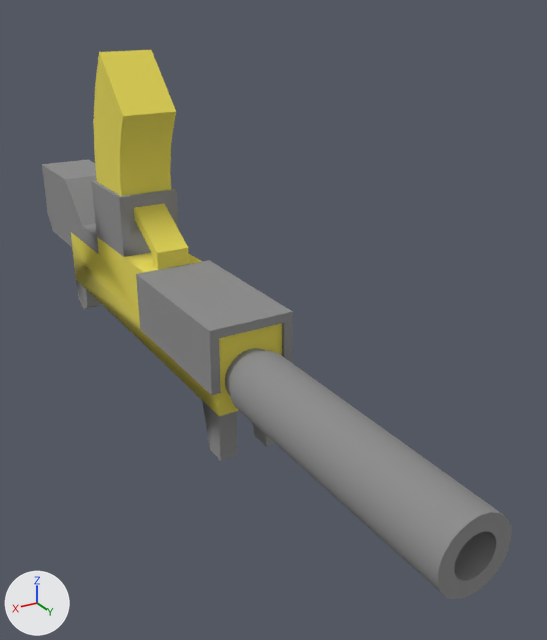
Before and after pictures for a commit that changed the FBX model Content/Models/Gear/GEAR_MACHINE_GUN.fbx.
Before and after are seen from a 50 mm lens placed at (12.5, 33.5, 16.3), pointed at (-2.1, 9.2, 4.1). Every picture has the same lights, and +X, +Y and +Z are marked at lower left. Where no turn or scale is listed for an object, it has been applied to the vertices. Vertices at the same position are counted once.

Names of what the first picture shows: 'uziGoldLongSilencer'.
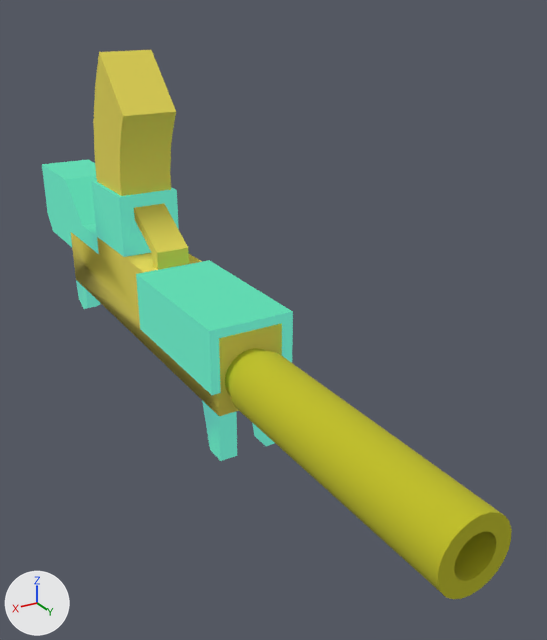
Changed parts and their boxes (x1, y1, x2, y2) in the pictures (547 x 640 px):
part 1 of me_uzigoldlongsilencer, recoloured (grey to yellow)
    both: (225, 348, 266, 395)
part 2 of me_uzigoldlongsilencer, recoloured (grey to yellow)
    both: (230, 351, 503, 592)
part 3 of me_uzigoldlongsilencer, recoloured (grey to yellow)
    both: (438, 512, 512, 599)
part 4 of me_uzigoldlongsilencer, recoloured (grey to green)
    both: (42, 160, 293, 461)

The change in detail:
Material 'Gray8.002' (mat_gray8_002) is new.
Its base color is (0.0, 0.267, 0.0337) (green #008d33).
Its roughness is 1.0.
Its emission color is (0.1, 0.439, 0.39) (cyan #59b1a8).
Its emission strength is 1.0.
Material 'Gray4.001' (mat_gray4_001) is new.
Its base color is (0.529, 0.519, 0.014) (yellow #c0bf1f).
Its roughness is 1.0.
me_uzigoldlongsilencer has 382 vertices, 522 faces and spans x -1.7..1.7, y -18.4..14.9, z -8.4..5.8.
me_uzigoldlongsilencer is used by ob_uzigoldlongsilencer; location (0.23, 8.1, 8.3).
me_uzigoldlongsilencer part 1: 72 of the faces centred in x -1.1..1.1, y 3.6..4.0, z -6.3..-3.8 switch from mat_gray8_005 (grey #8d8d8d) to mat_gray4_001 (yellow #c0bf1f).
me_uzigoldlongsilencer part 2: 48 of the faces centred in x -1.2..1.2, y 9.4, z -6.3..-3.8 switch from mat_gray8_005 (grey #8d8d8d) to mat_gray4_001 (yellow #c0bf1f).
me_uzigoldlongsilencer part 3: 48 of the faces centred in x -1.1..1.1, y 14.9, z -6.3..-3.8 switch from mat_gray8_005 (grey #8d8d8d) to mat_gray4_001 (yellow #c0bf1f).
me_uzigoldlongsilencer part 4: 240 of the faces centred in x -1.7..1.7, y -18.4..5.8, z -8.4..-0.1 switch from mat_gray8_005 (grey #8d8d8d) to mat_gray8_002 (green #008d33).
